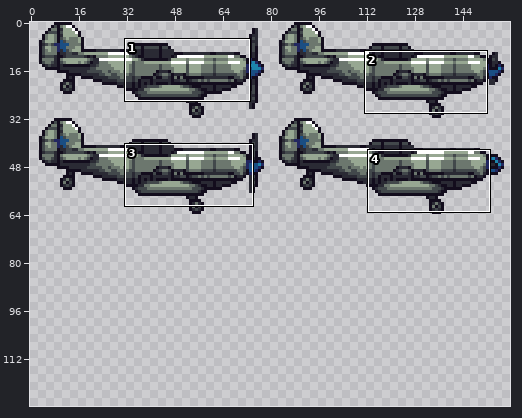
Edited in one commit: sprite sheet (ArmoredWarfare/Entities/Vehicles/Aircraft/BomberPlane/BomberPlane.png). The first picture is a wide view before the edit; the outline marks the close-up.
Close-up. Before the edit:
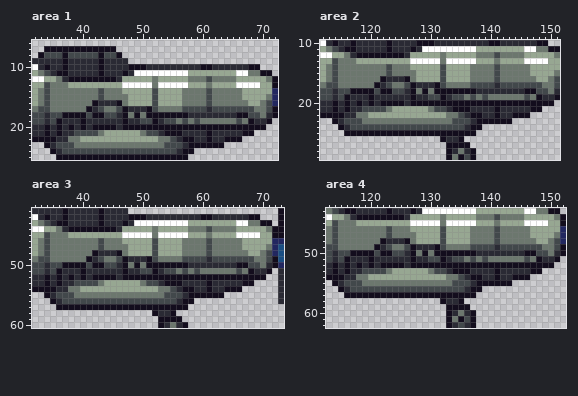
The file is 160x64 pixels. Shown: area 1: x 32..72, y 6..25; area 2: x 112..151, y 10..29; area 3: x 32..73, y 41..60; area 4: x 113..152, y 43..62. The old version is drawn lined up with the new one, on the new canvas. The commit also changed other parts of the picture, which this record leaves out.
Once edited:
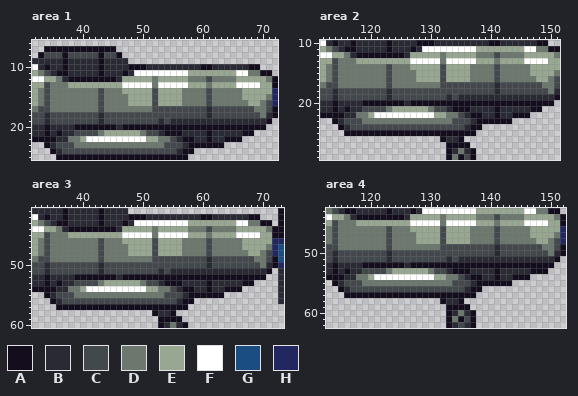
Palette (. is transparent): A #130d1d  B #2a2a34  C #42484b  D #6c776e  E #97a792  F #ffffff  G #1a4e83  H #222760
Diff:
canvas 160x64 -> 160x128
Area 1:
y 16: x 42..46 ABBBA -> DCDDD
y 17: x 41..42 AB -> DD; x 46..51 CABBBA -> DDDDDD; x 53..56 DDDD -> CCCC
y 18: x 37..40 AAAA -> CCCC; x 42..43 AA -> CB; x 46..60 BADADAAAAAAABBB -> CCCCCCCCCCCCCCC; x 62..67 BBBBAA -> CCCCCC
y 19: x 36..42 ABBBABB -> CCCCCCC; x 44..49 BBBABB -> CCCCCC; x 52 A -> C; x 55..68 CDCDCDDDDDDCDA -> BBBBBBBBBBBBBB
y 20: x 36 A -> B; x 38..39 AB -> BA; x 41 B -> A
y 22: x 41..50 EEEEEEEEEE -> FFFFFFFFFF
Area 2:
y 16: x 122..126 ABBBA -> DCDDD
y 17: x 121..122 AB -> DD; x 126..131 CABBBA -> DDDDDD; x 133..136 DDDD -> CCCC
y 18: x 117..120 AAAA -> CCCC; x 122..123 AA -> CB; x 126..140 BADADAAAAAAABBB -> CCCCCCCCCCCCCCC; x 142..147 BBBBAA -> CCCCCC
y 19: x 116..122 ABBBABB -> CCCCCCC; x 124..129 BBBABB -> CCCCCC; x 132 A -> C; x 135..148 CDCDCDDDDDDCDA -> BBBBBBBBBBBBBB
y 20: x 116 A -> B; x 118..119 AB -> BA; x 121 B -> A
y 22: x 121..130 EEEEEEEEEE -> FFFFFFFFFF
Area 3:
y 48: x 42..46 ABBBA -> DCDDD
y 49: x 41..42 AB -> DD; x 46..51 CABBBA -> DDDDDD; x 53..56 DDDD -> CCCC
y 50: x 37..40 AAAA -> CCCC; x 42..43 AA -> CB; x 46..60 BADADAAAAAAABBB -> CCCCCCCCCCCCCCC; x 62..67 BBBBAA -> CCCCCC
y 51: x 36..42 ABBBABB -> CCCCCCC; x 44..49 BBBABB -> CCCCCC; x 52 A -> C; x 55..68 CDCDCDDDDDDCDA -> BBBBBBBBBBBBBB
y 52: x 36 A -> B; x 38..39 AB -> BA; x 41 B -> A
y 54: x 41..50 EEEEEEEEEE -> FFFFFFFFFF
Area 4:
y 48: x 122..126 ABBBA -> DCDDD
y 49: x 121..122 AB -> DD; x 126..131 CABBBA -> DDDDDD; x 133..136 DDDD -> CCCC
y 50: x 117..120 AAAA -> CCCC; x 122..123 AA -> CB; x 126..140 BADADAAAAAAABBB -> CCCCCCCCCCCCCCC; x 142..147 BBBBAA -> CCCCCC
y 51: x 116..122 ABBBABB -> CCCCCCC; x 124..129 BBBABB -> CCCCCC; x 132 A -> C; x 135..148 CDCDCDDDDDDCDA -> BBBBBBBBBBBBBB
y 52: x 116 A -> B; x 118..119 AB -> BA; x 121 B -> A
y 53: x 149 . -> A
y 54: x 121..130 EEEEEEEEEE -> FFFFFFFFFF
Boxes around the changes in both close-ups, in picture pixels (x1, y1, x2, y2):
changed: (56, 100, 254, 142)
changed: (344, 76, 542, 118)
changed: (56, 250, 254, 292)
changed: (344, 238, 548, 280)
